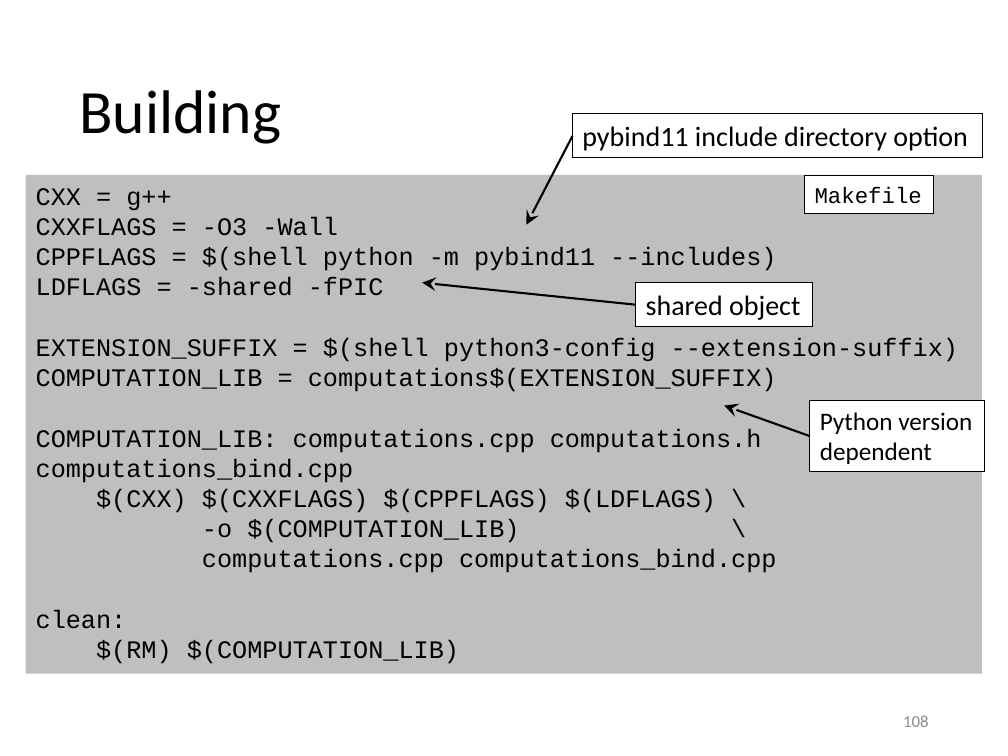
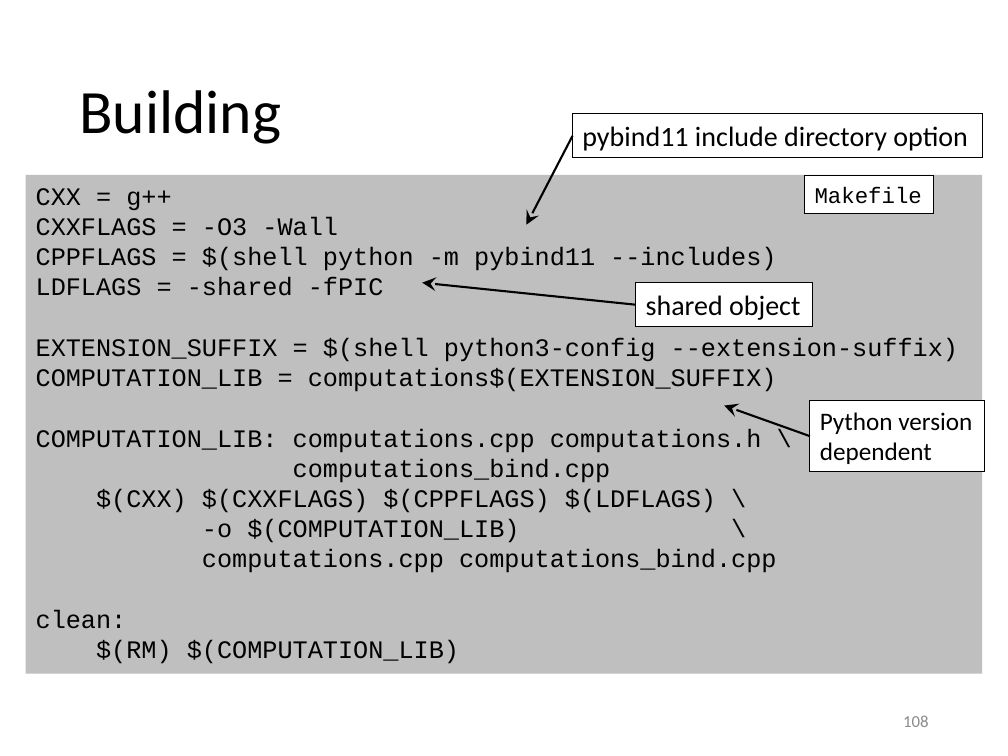
Before and after one commit to gjbex/Python-for-HPC, a slide deck: slide 108 of python_for_hpc.pptx. Drawn at 1008x756 pixels with LibreOffice and Linux fonts; fonts in the diff are those of the drawing. Boxes give left, top, right and bottom in pixels: in the first picture for what was removed or moved away, otherwise in the second. Text is boxed around its words. In the diff, an @@ line names an element or a change of style, - is before the commit and + after.

Commit message:
Fix typos

```diff
--- a/python_for_hpc.pptx
+++ b/python_for_hpc.pptx
@@ text in rectangle at box(36, 428, 762, 483): text changed @@
-COMPUTATION_LIB: computations.cpp computations.h computations_bind.cpp
+COMPUTATION_LIB: computations.cpp computations.h \
+computations_bind.cpp
```
Also in this commit, not shown: 6 other slides changed.
